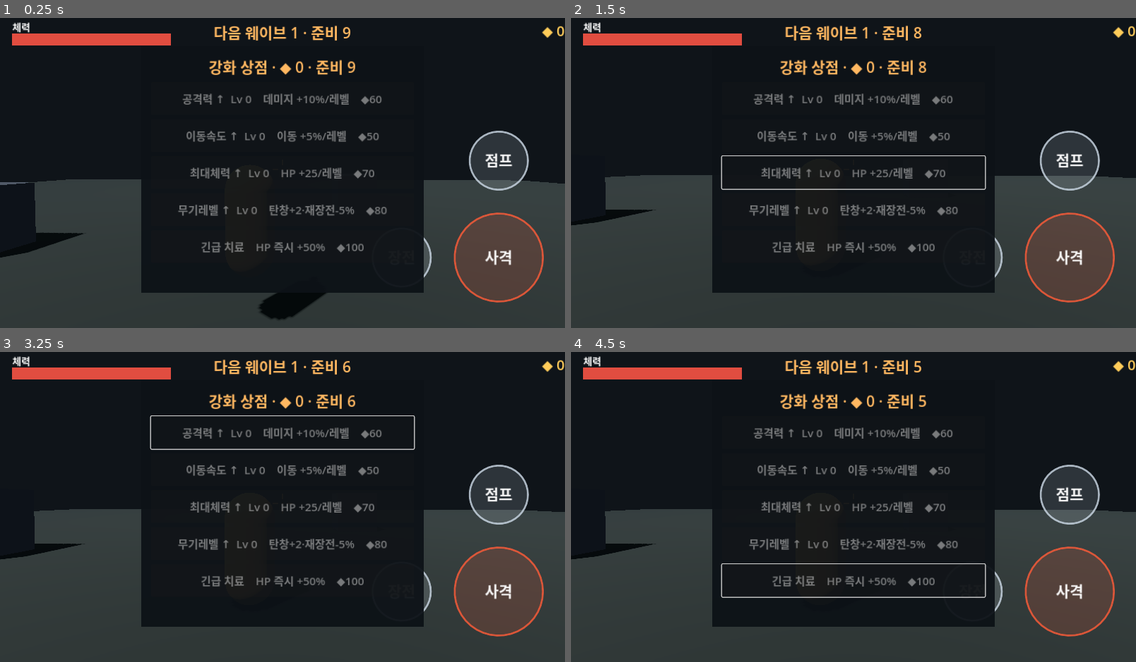
Above: before the commit, frames 1-4 (two rows, left to right).
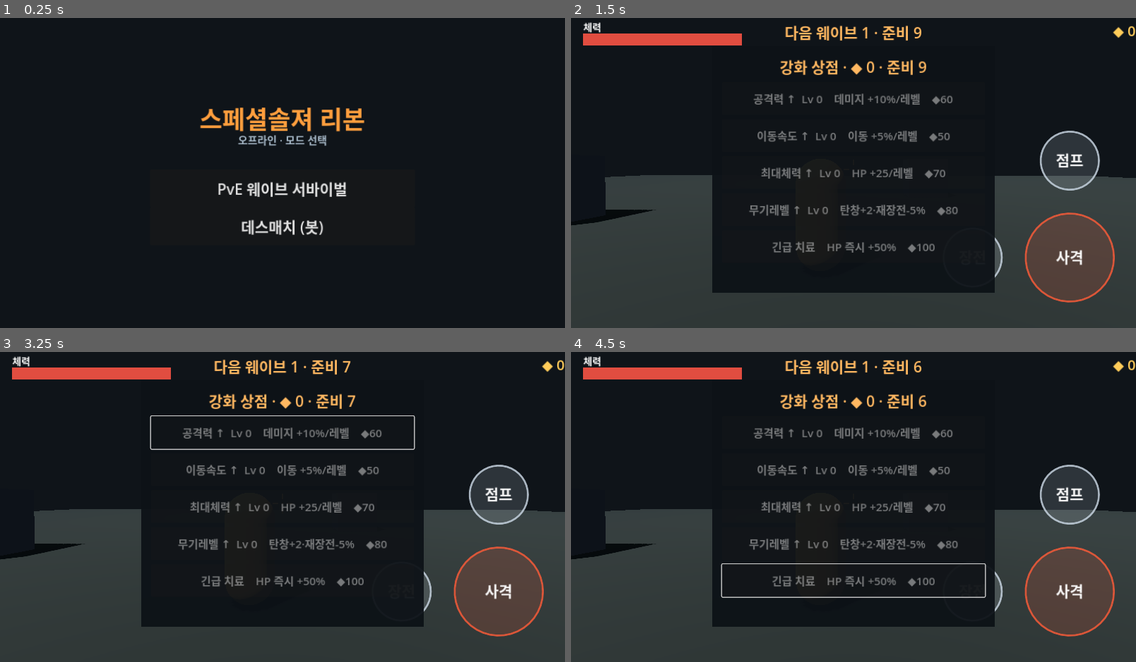
Above: after the commit, the same moments.

Repository: jjongjjongs/Reborn
Game: Godot game, scene res://Menu.tscn
Same seed, same stepped clock (60 frames per second), same inputs: the game is played once before the commit and once after it. Before the commit the project starts from res://Main.tscn.
Inputs (mouse positions are in pixels of both pictures, inside the frame that each line leads up to):
- Up to frame 1 (0.25 s): no input
- Up to frame 2 (1.5 s): click (853, 188) at 0.5 s, where only the run after the commit has a clickable "PvE 웨이브 서바이벌"; tap Enter at 1.25 s; move the mouse to (977, 154) at 1.27 s; click (977, 154) at 1.42 s
- Up to frame 3 (3.25 s): tap Space at 2 s; drag from (169, 519) to (254, 565) at 2.02 s; tap Enter at 2.75 s; move the mouse to (339, 432) at 2.77 s; click (339, 432) at 2.92 s
- Up to frame 4 (4.5 s): tap Space at 3.5 s; drag from (825, 565) to (684, 457) at 3.52 s; tap Enter at 4.25 s; move the mouse to (1023, 550) at 4.27 s; click (1023, 550) at 4.42 s

The runs differ from the first frame. In frame 1, 35% of the frame differs, in the area x 0-100%, y 1-100%; in frame 2, 0.4%; in frame 3, less than 0.1%; in frame 4, less than 0.1%.

Commit message:
Mode A: title menu + FFA deathmatch vs AI bots
Add a title/mode-select menu (new main scene) that launches PvE survival or a
new deathmatch scene. BotPlayer is a shooting AI combatant (AIHuman model):
NavMesh-paths to the nearest living opponent, fires bursts with reaction delay
and inaccuracy, takes damage, dies and respawns. Unify combatant damage on
hit(dmg,is_head,attacker) + a died(attacker) signal so the mode (not the player)
decides death handling: PvE -> game over, deathmatch -> respawn + score. FFA to
20 kills with a live scoreboard and a win/lose result (restart / menu). Verified
locally: bots spawn, path, target and shoot (player took damage, kills scored),
and every scene compiles + exports.

Co-Authored-By: Claude Opus 4.8 <noreply@anthropic.com>
Claude-Session: https://claude.ai/code/session_017gCHGQkLFHx2VS6S1QuV14

Diff:
--- /dev/null
+++ b/game/Deathmatch.tscn
@@ -0,0 +1,6 @@
+[gd_scene load_steps=2 format=3]
+
+[ext_resource type="Script" path="res://deathmatch.gd" id="1_dm"]
+
+[node name="Deathmatch" type="Node3D"]
+script = ExtResource("1_dm")
--- /dev/null
+++ b/game/Menu.tscn
@@ -0,0 +1,8 @@
+[gd_scene load_steps=2 format=3]
+
+[ext_resource type="Script" path="res://menu.gd" id="1_menu"]
+
+[node name="Menu" type="Control"]
+layout_mode = 3
+anchors_preset = 15
+script = ExtResource("1_menu")
--- /dev/null
+++ b/game/bot.gd
@@ -0,0 +1,216 @@
+class_name BotPlayer
+extends CharacterBody3D
+## M-A AI combatant (AIHuman model, simplified): find nearest living opponent ->
+## path into combat range -> fire bursts with reaction delay + inaccuracy.
+## Damageable like any combatant via hit(); dies and is respawned by the mode.
+
+signal died(attacker)
+
+const SPEED := 3.6
+const GRAVITY := 20.0
+const COMBAT_DIST := 18.0   # start shooting within this
+const MIN_DIST := 6.0       # back off if closer
+const REACTION := 0.3       # retarget / react cadence (difficulty)
+const DMG_MIN := 7
+const DMG_MAX := 13
+const SPREAD := 4.5         # aim inaccuracy (deg)
+const BURST_MIN := 3
+const BURST_MAX := 6
+const SHOT_DELAY := 0.13
+const BURST_COOL := 0.9
+const MAX_HP := 100.0
+
+var hp := MAX_HP
+var alive := true
+var kills := 0
+var bot_name := "BOT"
+var tint := Color(0.80, 0.32, 0.30)
+
+var _agent: NavigationAgent3D
+var _muzzle: Node3D
+var _mat: StandardMaterial3D
+var _flash := 0.0
+var _warmup := 0.6
+var _target: Node3D
+var _retarget_cd := 0.0
+var _burst := 0
+var _shot_cd := 0.0
+var _burst_cd := 0.0
+
+func _ready() -> void:
+	add_to_group("combatant")
+	var body := MeshInstance3D.new()
+	var cap := CapsuleMesh.new(); cap.radius = 0.4; cap.height = 1.8
+	body.mesh = cap
+	_mat = StandardMaterial3D.new(); _mat.albedo_color = tint
+	body.material_override = _mat
+	body.position = Vector3(0, 0.9, 0)
+	add_child(body)
+	var head := MeshInstance3D.new()
+	var hm := SphereMesh.new(); hm.radius = 0.26; hm.height = 0.52; head.mesh = hm
+	var hmat := StandardMaterial3D.new(); hmat.albedo_color = tint.lightened(0.15); head.material_override = hmat
+	head.position = Vector3(0, 1.62, 0)
+	add_child(head)
+	var gun := MeshInstance3D.new()
+	var gm := BoxMesh.new(); gm.size = Vector3(0.12, 0.12, 0.6); gun.mesh = gm
+	var gmat := StandardMaterial3D.new(); gmat.albedo_color = Color(0.1, 0.1, 0.12); gun.material_override = gmat
+	gun.position = Vector3(0.26, 1.2, -0.3)
+	add_child(gun)
+	_muzzle = Node3D.new(); _muzzle.position = Vector3(0.26, 1.2, -0.7)
+	add_child(_muzzle)
+	var col := CollisionShape3D.new()
+	var cs := CapsuleShape3D.new(); cs.radius = 0.4; cs.height = 2.0
+	col.shape = cs; col.position = Vector3(0, 1.0, 0)
+	add_child(col)
+	_agent = NavigationAgent3D.new()
+	_agent.path_desired_distance = 0.6
+	_agent.target_desired_distance = COMBAT_DIST * 0.8
+	add_child(_agent)
+
+func hit(dmg: int, _is_head: bool = false, attacker = null) -> void:
+	if not alive:
+		return
+	hp -= dmg
+	_flash = 1.0
+	if hp <= 0.0:
+		alive = false
+		for c in get_children():
+			if c is CollisionShape3D:
+				c.set_deferred("disabled", true)
+		visible = false
+		died.emit(attacker)
+
+func respawn_at(pos: Vector3) -> void:
+	alive = true
+	hp = MAX_HP
+	global_position = pos
+	velocity = Vector3.ZERO
+	visible = true
+	_target = null
+	_burst = 0
+	_warmup = 0.4
+	for c in get_children():
+		if c is CollisionShape3D:
+			c.set_deferred("disabled", false)
+
+func _physics_process(delta: float) -> void:
+	if not alive:
+		return
+	_warmup = maxf(0.0, _warmup - delta)
+	if _flash > 0.0:
+		_flash = maxf(0.0, _flash - delta * 5.0)
+		_mat.albedo_color = tint.lerp(Color(1, 0.9, 0.5), _flash)
+
+	_retarget_cd -= delta
+	if _retarget_cd <= 0.0:
+		_retarget_cd = REACTION
+		_target = _find_nearest()
+
+	if _target != null and _alive_of(_target):
+		var to := _target.global_position - global_position
+		to.y = 0.0
+		var dist := to.length()
+		if to.length() > 0.1:
+			look_at(global_position + Vector3(to.x, 0, to.z), Vector3.UP)
+		if _warmup <= 0.0:
+			if dist > COMBAT_DIST:
+				_move_to(_target.global_position, to)
+			elif dist < MIN_DIST:
+				var away := -to.normalized()
+				velocity.x = away.x * SPEED; velocity.z = away.z * SPEED
+				_try_fire(delta)
+			else:
+				velocity.x = 0.0; velocity.z = 0.0
+				_try_fire(delta)
+		else:
+			velocity.x = 0.0; velocity.z = 0.0
+	else:
+		velocity.x = 0.0; velocity.z = 0.0
+
+	if not is_on_floor():
+		velocity.y -= GRAVITY * delta
+	move_and_slide()
+
+func _move_to(dest: Vector3, to_flat: Vector3) -> void:
+	_agent.target_position = dest
+	var next := _agent.get_next_path_position()
+	var dir := next - global_position
+	dir.y = 0.0
+	if dir.length() < 0.15 or global_position.y > 0.6:
+		dir = to_flat
+	if dir.length() > 0.05:
+		dir = dir.normalized()
+		velocity.x = dir.x * SPEED
+		velocity.z = dir.z * SPEED
+
+func _alive_of(n: Node) -> bool:
+	return n != null and "alive" in n and n.alive
+
+func _find_nearest() -> Node3D:
+	var best: Node3D = null
+	var bd := 1e9
+	for c in get_tree().get_nodes_in_group("combatant"):
+		if c == self or not _alive_of(c):
+			continue
+		var d := global_position.distance_to((c as Node3D).global_position)
+		if d < bd:
+			bd = d; best = c
+	return best
+
+func _has_los() -> bool:
+	if _target == null:
+		return false
+	var from := global_position + Vector3(0, 1.4, 0)
+	var to := _target.global_position + Vector3(0, 1.3, 0)
+	var q := PhysicsRayQueryParameters3D.create(from, to)
+	q.exclude = [self]
+	var hit := get_world_3d().direct_space_state.intersect_ray(q)
+	return hit.is_empty() or hit.collider == _target
+
+func _try_fire(delta: float) -> void:
+	_burst_cd -= delta
+	_shot_cd -= delta
+	if not _has_los():
+		return
+	if _burst > 0:
+		if _shot_cd <= 0.0:
+			_fire_one()
+			_burst -= 1
+			_shot_cd = SHOT_DELAY
+	elif _burst_cd <= 0.0:
+		_burst = randi_range(BURST_MIN, BURST_MAX)
+		_burst_cd = BURST_COOL
+
+func _fire_one() -> void:
+	if _target == null:
+		return
+	var from := _muzzle.global_position
+	var aim := (_target.global_position + Vector3(0, 1.1, 0)) - from
+	var dir := aim.normalized()
+	var s := deg_to_rad(SPREAD)
+	dir = dir.rotated(Vector3.UP, randf_range(-s, s))
+	dir = dir.rotated(global_transform.basis.x, randf_range(-s, s))
+	var to := from + dir * 120.0
+	var q := PhysicsRayQueryParameters3D.create(from, to)
+	q.exclude = [self]
+	var hit := get_world_3d().direct_space_state.intersect_ray(q)
+	var end := to
+	if hit:
+		end = hit.position
+		var col = hit.collider
+		if col and col.has_method("hit"):
+			col.hit(randi_range(DMG_MIN, DMG_MAX), false, self)
+	_tracer(from, end)
+
+func _tracer(a: Vector3, b: Vector3) -> void:
+	var m := MeshInstance3D.new()
+	var bm := BoxMesh.new(); bm.size = Vector3(0.025, 0.025, (b - a).length()); m.mesh = bm
+	var mat := StandardMaterial3D.new()
+	mat.albedo_color = Color(1, 0.5, 0.4); mat.emission_enabled = true; mat.emission = Color(1, 0.4, 0.2)
+	mat.shading_mode = BaseMaterial3D.SHADING_MODE_UNSHADED
+	m.material_override = mat
+	get_tree().current_scene.add_child(m)
+	m.global_position = (a + b) * 0.5
+	if a.distance_to(b) > 0.01:
+		m.look_at(b, Vector3.UP)
+	get_tree().create_timer(0.04).timeout.connect(m.queue_free)
--- /dev/null
+++ b/game/deathmatch.gd
@@ -0,0 +1,196 @@
+extends Node3D
+## Mode A: free-for-all deathmatch vs bots. Everyone targets the nearest living
+## opponent; kills score; dead combatants respawn; first to KILL_TARGET wins.
+
+const N_BOTS := 5
+const KILL_TARGET := 20
+const RESPAWN_DELAY := 3.0
+
+var player: PlayerBody
+var cam: Camera3D
+var _over := false
+var _spawns: Array[Vector3] = [
+	Vector3(16, 1.3, 0), Vector3(-16, 1.3, 0), Vector3(0, 1.3, -18), Vector3(0, 1.3, 18),
+	Vector3(14, 1.3, -14), Vector3(-14, 1.3, 14), Vector3(14, 1.3, 14), Vector3(-14, 1.3, -14),
+]
+var _bots: Array = []
+var _hp_fill: ColorRect
+var _top_lbl: Label
+var _score_lbl: Label
+var _result: Control
+
+func _ready() -> void:
+	_build_world()
+	player = PlayerBody.new()
+	player.position = _spawns[0]
+	player.died.connect(_on_died.bind(player))
+	add_child(player)
+	cam = Camera3D.new(); cam.fov = 65.0; cam.current = true; cam.position = Vector3(0, 2, 5)
+	add_child(cam)
+	_build_hud()
+	await get_tree().physics_frame
+	await get_tree().physics_frame
+	_spawn_bots()
+
+func _build_world() -> void:
+	var sun := DirectionalLight3D.new()
+	sun.rotation_degrees = Vector3(-55, -40, 0); sun.light_energy = 1.1; sun.shadow_enabled = true
+	add_child(sun)
+	var we := WorldEnvironment.new()
+	var env := Environment.new()
+	env.background_mode = Environment.BG_COLOR; env.background_color = Color(0.06, 0.08, 0.10)
+	env.ambient_light_source = Environment.AMBIENT_SOURCE_COLOR
+	env.ambient_light_color = Color(0.45, 0.5, 0.55); env.ambient_light_energy = 0.7
+	env.fog_enabled = true; env.fog_light_color = Color(0.07, 0.1, 0.12); env.fog_density = 0.01
+	we.environment = env; add_child(we)
+	var nav := NavigationRegion3D.new(); add_child(nav)
+	_add_box(nav, Vector3(70, 1, 70), Vector3(0, -0.5, 0), Color(0.12, 0.14, 0.13))
+	for p in [Vector3(8, 1.5, 4), Vector3(-9, 1.5, -3), Vector3(4, 1.5, -10), Vector3(-6, 1.5, 9),
+			Vector3(11, 1.5, -6), Vector3(-11, 1.5, 7)]:
+		_add_box(nav, Vector3(3, 3, 3), p, Color(0.2, 0.22, 0.25))
+	var nm := NavigationMesh.new()
+	nm.cell_size = 0.25; nm.cell_height = 0.25; nm.agent_radius = 0.5; nm.agent_height = 1.8; nm.agent_max_climb = 0.4
+	nav.navigation_mesh = nm
+	nav.bake_navigation_mesh(false)
+
+func _add_box(parent: Node, size: Vector3, pos: Vector3, c: Color) -> void:
+	var sb := StaticBody3D.new()
+	var m := MeshInstance3D.new()
+	var bm := BoxMesh.new(); bm.size = size; m.mesh = bm
+	var mt := StandardMaterial3D.new(); mt.albedo_color = c; m.material_override = mt
+	sb.add_child(m)
+	var col := CollisionShape3D.new()
+	var bs := BoxShape3D.new(); bs.size = size; col.shape = bs
+	sb.add_child(col); sb.position = pos; parent.add_child(sb)
+
+func _spawn_bots() -> void:
+	var tints := [Color(0.82, 0.32, 0.30), Color(0.30, 0.55, 0.85), Color(0.55, 0.40, 0.80),
+		Color(0.30, 0.70, 0.45), Color(0.80, 0.60, 0.25)]
+	for i in N_BOTS:
+		var b := BotPlayer.new()
+		b.bot_name = "봇 %d" % (i + 1)
+		b.tint = tints[i % tints.size()]
+		b.position = _spawns[(i + 1) % _spawns.size()]
+		b.died.connect(_on_died.bind(b))
+		add_child(b)
+		_bots.append(b)
+
+func _rand_spawn() -> Vector3:
+	return _spawns[randi() % _spawns.size()]
+
+func _on_died(attacker, victim) -> void:
+	if _over:
+		return
+	# credit the killer
+	var killer_kills := -1
+	if attacker == player:
+		Controls.kills += 1
+		killer_kills = Controls.kills
+	elif attacker is BotPlayer and attacker != victim:
+		attacker.kills += 1
+		killer_kills = attacker.kills
+	if killer_kills >= KILL_TARGET:
+		_end_match(attacker)
+		return
+	# respawn the victim after a delay
+	var sp := _rand_spawn()
+	get_tree().create_timer(RESPAWN_DELAY).timeout.connect(func() -> void:
+		if not _over and is_instance_valid(victim):
+			victim.respawn_at(sp))
+
+func _leader() -> Array:   # [name, kills]
+	var best_name := "나"
+	var best := Controls.kills
+	for b in _bots:
+		if b.kills > best:
+			best = b.kills; best_name = b.bot_name
+	return [best_name, best]
+
+func _process(_dt: float) -> void:
+	if player:
+		var bb := Basis.from_euler(Vector3(deg_to_rad(player.aim_pitch), deg_to_rad(player.aim_yaw), 0))
+		var fwd := -bb.z
+		var pivot := player.global_position + Vector3(0, 1.4, 0)
+		cam.global_position = cam.global_position.lerp(pivot - fwd * 4.0 + bb.x * 0.7 + Vector3(0, 0.3, 0), 0.35)
+		cam.look_at(pivot + fwd * 12.0, Vector3.UP)
+	if _hp_fill:
+		_hp_fill.size.x = 360.0 * float(Controls.hp) / float(Controls.hp_max)
+	if _score_lbl:
+		_score_lbl.text = "나 %d" % Controls.kills
+	if _top_lbl and not _over:
+		var ld := _leader()
+		_top_lbl.text = "데스매치 · 목표 %d · 1위 %s %d" % [KILL_TARGET, ld[0], ld[1]]
+
+func _end_match(winner) -> void:
+	_over = true
+	get_tree().paused = true
+	var win: bool = (winner == player)
+	_result.visible = true
+	var r := _result.get_node("v")
+	(r.get_node("t") as Label).text = "승리!" if win else "패배"
+	var ld := _leader()
+	(r.get_node("s") as Label).text = "최종 처치 — 나 %d\n1위 %s · %d킬\n목표 %d 선취" % [
+		Controls.kills, ld[0], ld[1], KILL_TARGET]
+
+func _build_hud() -> void:
+	var layer := CanvasLayer.new(); add_child(layer)
+	var touch := TouchInput.new(); touch.set_anchors_preset(Control.PRESET_FULL_RECT)
+	touch.mouse_filter = Control.MOUSE_FILTER_IGNORE; layer.add_child(touch)
+	var cross := CrossHair.new(); cross.set_anchors_preset(Control.PRESET_FULL_RECT)
+	cross.mouse_filter = Control.MOUSE_FILTER_IGNORE; layer.add_child(cross)
+
+	_top_lbl = Label.new()
+	_top_lbl.add_theme_font_size_override("font_size", 30)
+	_top_lbl.add_theme_color_override("font_color", Color(1.0, 0.72, 0.38))
+	_top_lbl.horizontal_alignment = HORIZONTAL_ALIGNMENT_CENTER
+	_top_lbl.anchor_right = 1.0; _top_lbl.offset_top = 22
+	_top_lbl.mouse_filter = Control.MOUSE_FILTER_IGNORE
+	layer.add_child(_top_lbl)
+
+	_score_lbl = Label.new()
+	_score_lbl.text = "나 0"; _score_lbl.add_theme_font_size_override("font_size", 32)
+	_score_lbl.add_theme_color_override("font_color", Color(1.0, 0.8, 0.35))
+	_score_lbl.anchor_left = 1.0; _score_lbl.anchor_right = 1.0
+	_score_lbl.offset_left = -240; _score_lbl.offset_top = 22
+	_score_lbl.horizontal_alignment = HORIZONTAL_ALIGNMENT_RIGHT
+	layer.add_child(_score_lbl)
+
+	var hp_bg := ColorRect.new(); hp_bg.color = Color(0, 0, 0, 0.55)
+	hp_bg.position = Vector2(28, 52); hp_bg.size = Vector2(360, 26)
+	hp_bg.mouse_filter = Control.MOUSE_FILTER_IGNORE; layer.add_child(hp_bg)
+	_hp_fill = ColorRect.new(); _hp_fill.color = Color(0.88, 0.30, 0.25)
+	_hp_fill.position = Vector2(28, 52); _hp_fill.size = Vector2(360, 26)
+	_hp_fill.mouse_filter = Control.MOUSE_FILTER_IGNORE; layer.add_child(_hp_fill)
+
+	_build_result(layer)
+
+func _build_result(layer: CanvasLayer) -> void:
+	_result = Control.new()
+	_result.process_mode = Node.PROCESS_MODE_ALWAYS
+	_result.set_anchors_preset(Control.PRESET_FULL_RECT)
+	_result.mouse_filter = Control.MOUSE_FILTER_IGNORE
+	var bg := ColorRect.new(); bg.color = Color(0.05, 0.07, 0.09, 0.96)
+	bg.set_anchors_preset(Control.PRESET_FULL_RECT); _result.add_child(bg)
+	var v := VBoxContainer.new(); v.name = "v"
+	v.alignment = BoxContainer.ALIGNMENT_CENTER
+	v.set_anchors_preset(Control.PRESET_CENTER); v.add_theme_constant_override("separation", 22)
+	v.anchor_left = 0.5; v.anchor_right = 0.5; v.anchor_top = 0.5; v.anchor_bottom = 0.5
+	v.offset_left = -320; v.offset_right = 320; v.offset_top = -180; v.offset_bottom = 180
+	_result.add_child(v)
+	var t := Label.new(); t.name = "t"; t.add_theme_font_size_override("font_size", 46)
+	t.add_theme_color_override("font_color", Color(1.0, 0.72, 0.38)); t.horizontal_alignment = HORIZONTAL_ALIGNMENT_CENTER
+	v.add_child(t)
+	var s := Label.new(); s.name = "s"; s.add_theme_font_size_override("font_size", 30)
+	s.horizontal_alignment = HORIZONTAL_ALIGNMENT_CENTER; v.add_child(s)
+	var btn := Button.new(); btn.text = "다시 시작"; btn.add_theme_font_size_override("font_size", 30)
+	btn.custom_minimum_size = Vector2(280, 66); btn.process_mode = Node.PROCESS_MODE_ALWAYS
+	btn.pressed.connect(func() -> void:
+		Controls.reset(); get_tree().paused = false; get_tree().reload_current_scene())
+	v.add_child(btn)
+	var mb := Button.new(); mb.text = "메뉴"; mb.add_theme_font_size_override("font_size", 26)
+	mb.custom_minimum_size = Vector2(280, 56); mb.process_mode = Node.PROCESS_MODE_ALWAYS
+	mb.pressed.connect(func() -> void:
+		Controls.reset(); get_tree().paused = false; get_tree().change_scene_to_file("res://Menu.tscn"))
+	v.add_child(mb)
+	_result.visible = false
+	layer.add_child(_result)
--- a/game/main.gd
+++ b/game/main.gd
@@ -68,6 +68,7 @@
 func _build_player() -> void:
 	player = PlayerBody.new()
 	player.position = Vector3(0, 1.5, 0)
+	player.died.connect(func(_a): Controls.end_run(false))
 	add_child(player)
 
 func _build_camera() -> void:
--- /dev/null
+++ b/game/menu.gd
@@ -0,0 +1,42 @@
+extends Control
+## Title / mode select. Launches a mode scene with a clean run state.
+
+func _ready() -> void:
+	set_anchors_preset(Control.PRESET_FULL_RECT)
+	var bg := ColorRect.new()
+	bg.color = Color(0.06, 0.08, 0.10)
+	bg.set_anchors_preset(Control.PRESET_FULL_RECT)
+	add_child(bg)
+
+	var title := Label.new()
+	title.text = "스페셜솔져 리본"
+	title.add_theme_font_size_override("font_size", 56)
+	title.add_theme_color_override("font_color", Color(1.0, 0.62, 0.24))
+	title.horizontal_alignment = HORIZONTAL_ALIGNMENT_CENTER
+	title.anchor_left = 0.5; title.anchor_right = 0.5; title.anchor_top = 0.28
+	title.offset_left = -400; title.offset_right = 400; title.offset_top = 0
+	add_child(title)
+
+	var sub := Label.new()
+	sub.text = "오프라인 · 모드 선택"
+	sub.add_theme_font_size_override("font_size", 24)
+	sub.add_theme_color_override("font_color", Color(0.65, 0.72, 0.78))
+	sub.horizontal_alignment = HORIZONTAL_ALIGNMENT_CENTER
+	sub.anchor_left = 0.5; sub.anchor_right = 0.5; sub.anchor_top = 0.28
+	sub.offset_left = -400; sub.offset_right = 400; sub.offset_top = 72
+	add_child(sub)
+
+	_mode_button("PvE 웨이브 서바이벌", 0.5, "res://Main.tscn")
+	_mode_button("데스매치 (봇)", 0.62, "res://Deathmatch.tscn")
+
+func _mode_button(txt: String, anchor_y: float, scene: String) -> void:
+	var b := Button.new()
+	b.text = txt
+	b.add_theme_font_size_override("font_size", 34)
+	b.custom_minimum_size = Vector2(0, 86)
+	b.anchor_left = 0.5; b.anchor_right = 0.5; b.anchor_top = anchor_y; b.anchor_bottom = anchor_y
+	b.offset_left = -300; b.offset_right = 300; b.offset_top = 0; b.offset_bottom = 86
+	b.pressed.connect(func() -> void:
+		Controls.reset()
+		get_tree().change_scene_to_file(scene))
+	add_child(b)
--- a/game/player.gd
+++ b/game/player.gd
@@ -21,6 +21,9 @@
 const CRIT_CHANCE := 0.08
 const CRIT_MULT := 1.8
 
+signal died(attacker)
+
+var alive := true
 var _spawn := Vector3.ZERO
 
 var aim_yaw := 0.0     # degrees
@@ -31,16 +34,27 @@
 var _muzzle: Node3D
 
 func _ready() -> void:
+	add_to_group("combatant")
 	_build()
 	_spawn = global_position
 	Controls.hp = Controls.hp_max
 
-func take_damage(dmg: int) -> void:
-	if Controls.game_over:
+func hit(dmg: int, _is_head: bool = false, attacker = null) -> void:
+	if not alive:
 		return
 	Controls.hp = maxi(0, Controls.hp - dmg)
 	if Controls.hp <= 0:
-		Controls.end_run(false)
+		alive = false
+		died.emit(attacker)
+
+func take_damage(dmg: int) -> void:   # melee convenience (zombies)
+	hit(dmg, false, null)
+
+func respawn_at(pos: Vector3) -> void:
+	alive = true
+	Controls.hp = Controls.hp_max
+	global_position = pos
+	velocity = Vector3.ZERO
 
 func _build() -> void:
 	var body := MeshInstance3D.new()
@@ -64,6 +78,8 @@
 	add_child(col)
 
 func _physics_process(delta: float) -> void:
+	if not alive:
+		return
 	# look
 	var l := Controls.consume_look()
 	aim_yaw -= l.x
@@ -144,7 +160,7 @@
 			if randf() < CRIT_CHANCE:
 				dmg = int(dmg * CRIT_MULT)
 			dmg = int(dmg * Controls.dmg_mult)
-			col.hit(dmg, is_head)
+			col.hit(dmg, is_head, self)
 	_tracer(_muzzle.global_position, end)
 	_muzzle_flash()
 
--- a/game/project.godot
+++ b/game/project.godot
@@ -4,7 +4,7 @@
 [application]
 
 config/name="스페셜솔져 리본"
-run/main_scene="res://Main.tscn"
+run/main_scene="res://Menu.tscn"
 config/icon="res://icon.svg"
 config/features=PackedStringArray("4.3", "GL Compatibility")
 
--- a/game/result.gd
+++ b/game/result.gd
@@ -11,6 +11,7 @@
 var _stats: Label
 var _best: Label
 var _btn: Button
+var _menu_btn: Button
 
 func _ready() -> void:
 	process_mode = Node.PROCESS_MODE_ALWAYS
@@ -31,6 +32,14 @@
 	_btn.process_mode = Node.PROCESS_MODE_ALWAYS
 	_btn.pressed.connect(_restart)
 	add_child(_btn)
+
+	_menu_btn = Button.new()
+	_menu_btn.text = "메뉴"
+	_menu_btn.add_theme_font_size_override("font_size", 26)
+	_menu_btn.process_mode = Node.PROCESS_MODE_ALWAYS
+	_menu_btn.pressed.connect(func() -> void:
+		Controls.reset(); get_tree().paused = false; get_tree().change_scene_to_file("res://Menu.tscn"))
+	add_child(_menu_btn)
 
 	visible = false
 	_relayout()
@@ -53,8 +62,10 @@
 	_title.position = Vector2(x, y + 36); _title.size = Vector2(PANEL_W, 60)
 	_stats.position = Vector2(x, y + 140); _stats.size = Vector2(PANEL_W, 200)
 	_best.position = Vector2(x, y + 350); _best.size = Vector2(PANEL_W, 80)
-	_btn.position = Vector2(x + PANEL_W * 0.5 - 150, y + PANEL_H - 96)
-	_btn.size = Vector2(300, 72)
+	_btn.position = Vector2(x + PANEL_W * 0.5 - 150, y + PANEL_H - 150)
+	_btn.size = Vector2(300, 66)
+	_menu_btn.position = Vector2(x + PANEL_W * 0.5 - 120, y + PANEL_H - 72)
+	_menu_btn.size = Vector2(240, 54)
 
 func _fmt_time(t: float) -> String:
 	var s := int(t)
--- a/game/target.gd
+++ b/game/target.gd
@@ -18,7 +18,7 @@
 	col.shape = bs; col.position = Vector3(0, 0.8, 0)
 	add_child(col)
 
-func hit(_dmg: int, _is_head: bool) -> void:
+func hit(_dmg: int, _is_head: bool = false, _attacker = null) -> void:
 	Controls.hits += 1
 	_flash = 1.0
 
--- a/game/zombie.gd
+++ b/game/zombie.gd
@@ -86,7 +86,7 @@
 		velocity.y -= GRAVITY * delta
 	move_and_slide()
 
-func hit(dmg: int, is_head: bool) -> void:
+func hit(dmg: int, is_head: bool = false, _attacker = null) -> void:
 	if _dead:
 		return
 	_last_head = is_head
Not shown, changed: game/export_presets.cfg
